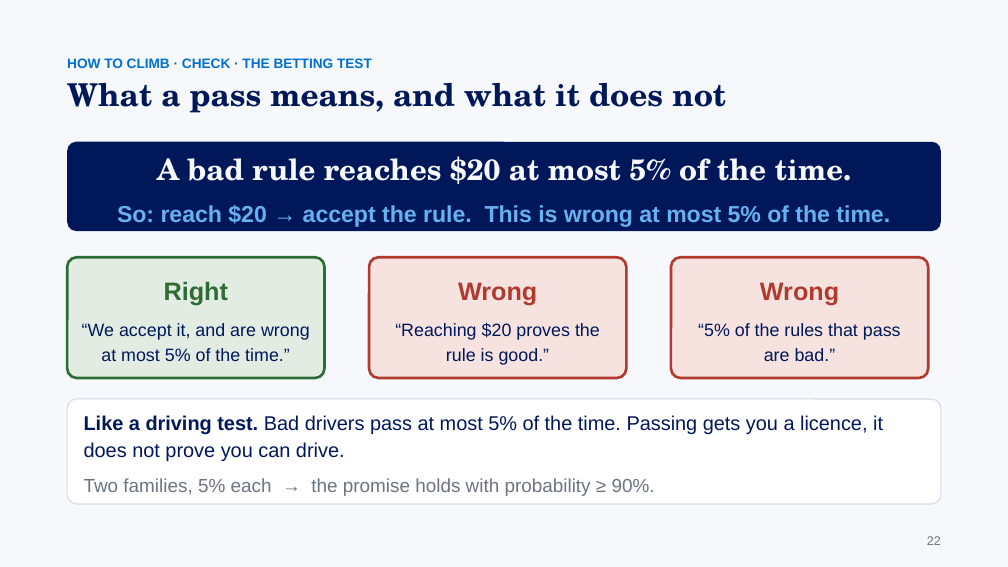
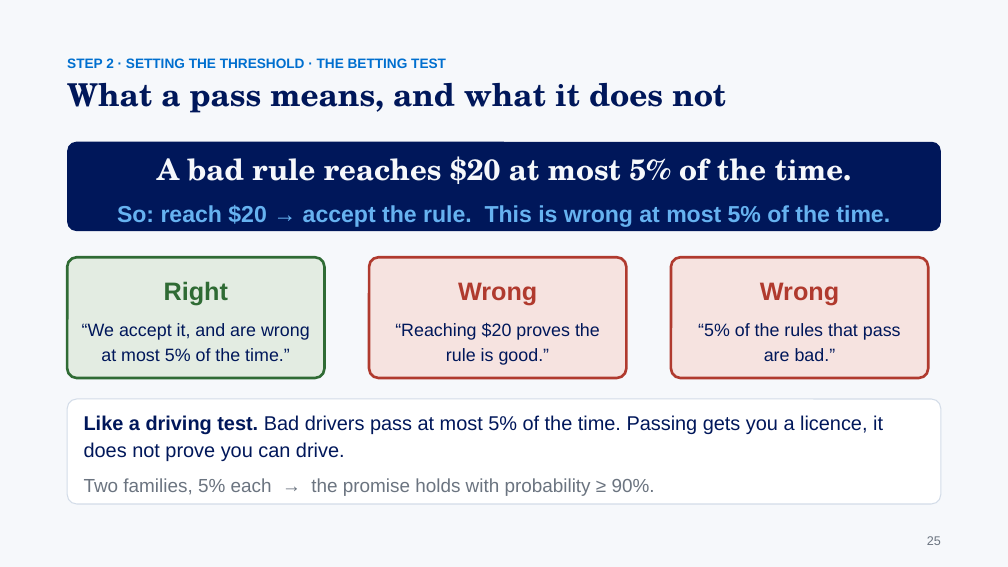
Before and after one commit to gaoj21/tokenbank, a slide deck: slide 25 of slides/CLIMB_talk.pptx (slide 22 before the commit). Drawn at 1008x567 pixels with LibreOffice and Linux fonts; fonts in the diff are those of the drawing. Boxes give left, top, right and bottom in pixels: in the first picture for what was removed or moved away, otherwise in the second. Text is boxed around its words. In the diff, an @@ line names an element or a change of style, - is before the commit and + after.

```diff
--- a/slides/CLIMB_talk.pptx
+++ b/slides/CLIMB_talk.pptx
@@ text at (x1=67, y1=58, x2=446, y2=68): text changed @@
-HOW TO CLIMB · CHECK · THE BETTING TEST
+STEP 2 · SETTING THE THRESHOLD · THE BETTING TEST
@@ text at (x1=927, y1=536, x2=941, y2=545): text changed @@
-22
+25
```
Also in this commit, not shown: 22 other slides changed, 4 slides added, 1 slide removed, 7 other files.
